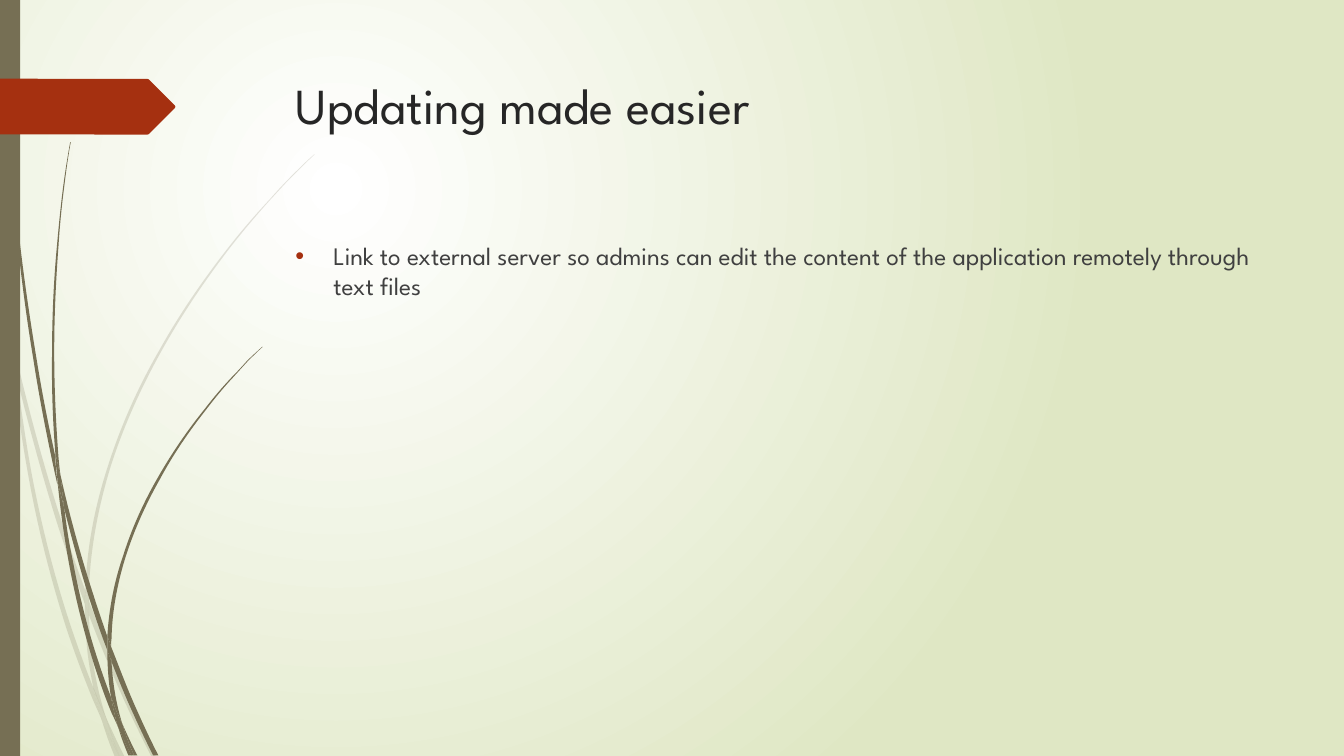
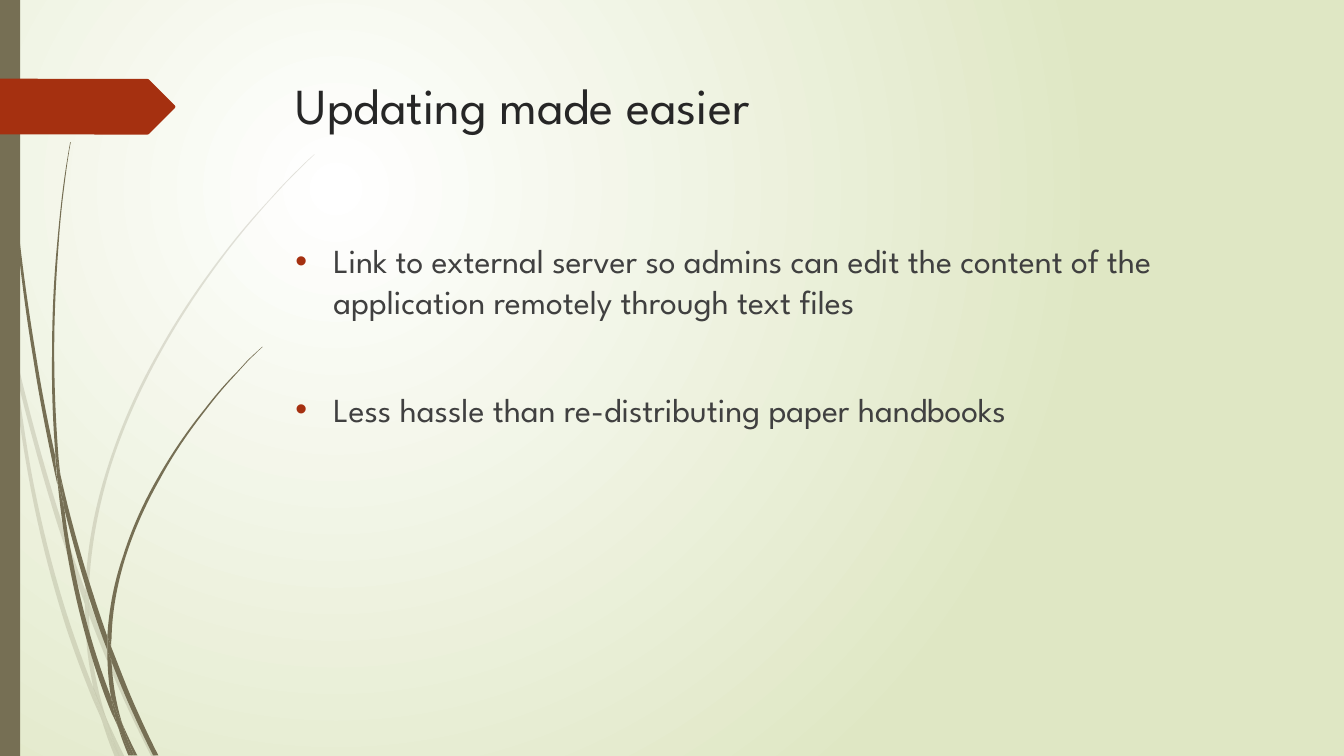
Before and after one commit to bournemouth17/team-5, a slide deck: slide 6 of RNLI.pptx. Drawn at 1344x756 pixels with LibreOffice and Linux fonts; fonts in the diff are those of the drawing. Boxes give left, top, right and bottom in pixels: in the first picture for what was removed or moved away, otherwise in the second. Text is boxed around its words. In the diff, an @@ line names an element or a change of style, - is before the commit and + after.

```diff
--- a/RNLI.pptx
+++ b/RNLI.pptx
@@ text at (333,249,1151,322): size 18 to 24 pt in "Link to external server so admins can ..." @@
@@ text at (333,399,1006,430): paragraph added @@
+• Less hassle than re-distributing paper handbooks
```
Also in this commit, not shown: 9 other slides changed.
